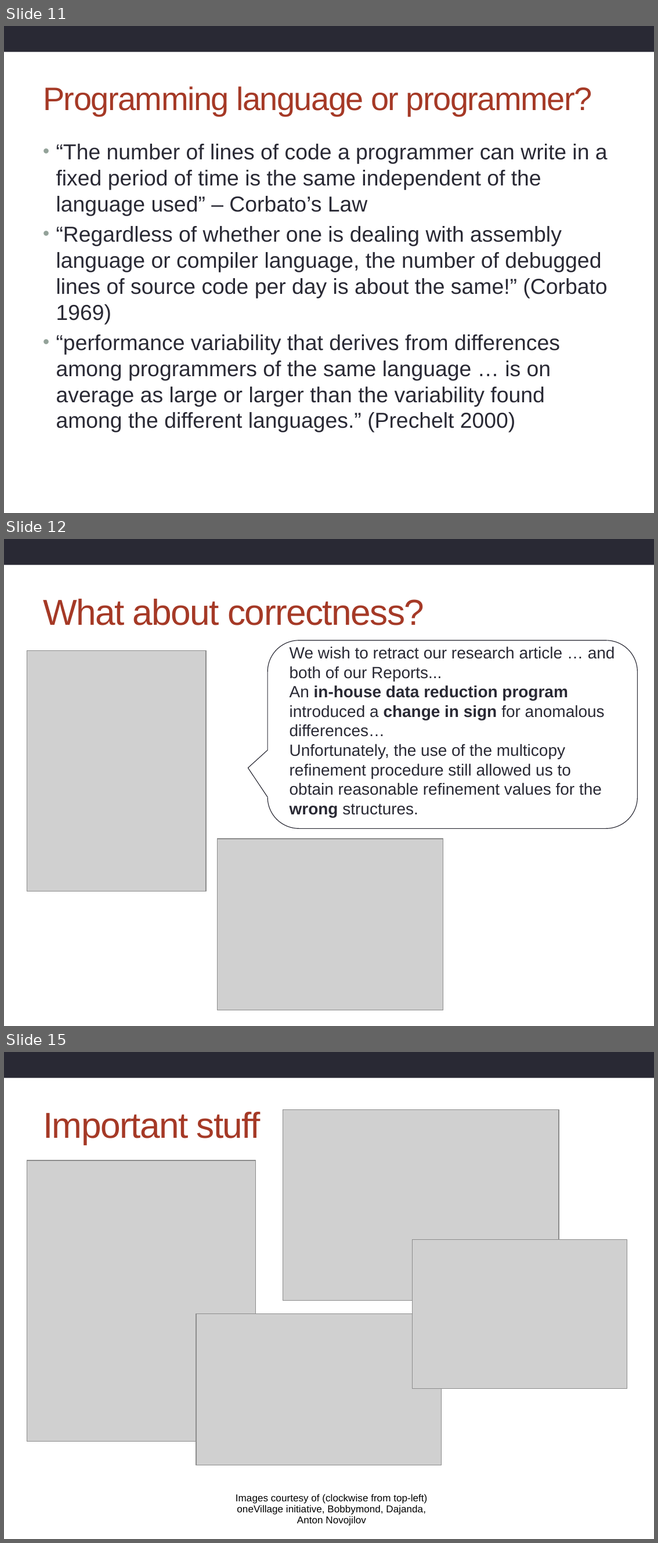
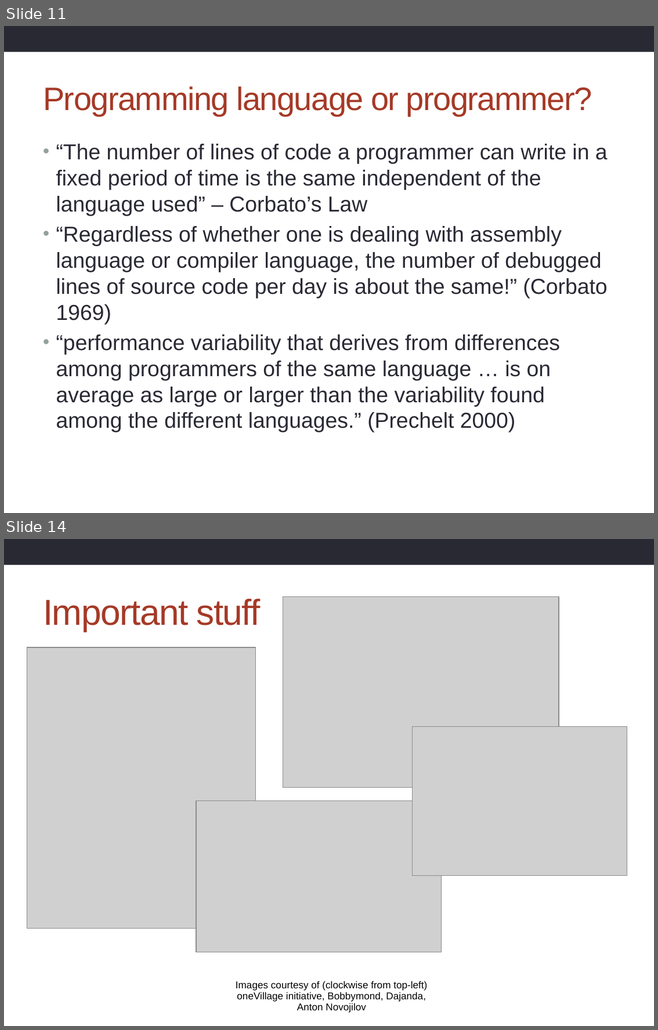
Before and after one commit to supa-uk/2014-12-11-ugsupa, a slide deck: archer/Introduction.pptx. Shown one above the other, each under a label of ours: slides 11, 12 and 15 before the commit, slides 11 and 14 after it; the slides between them are not shown. The pictures are 658x1543 and 658x1030 pixels, drawn with LibreOffice and Linux fonts; fonts in the diff are those of the drawing; grey boxes stand for pictures; background and template pictures are left out. Boxes give left, top, right and bottom in pixels: in the first picture for what was removed or moved away, otherwise in the second. Text is boxed around its words. In the diff, an @@ line names an element or a change of style, - is before the commit and + after.

Commit message:
Added new intro and conclusion slides

```diff
--- a/archer/Introduction.pptx
+++ b/archer/Introduction.pptx
@@ slide 12 removed at <box>4,539,654,1026</box>, background #FFFFFF; not listed: 1 template element that a slide beside it also shows @@
@@ title removed at <box>43,599,424,625</box> @@
-What about correctness?
@@ rounded speech box removed at <box>268,641,637,829</box> @@
@@ picture removed at <box>27,651,205,892</box> @@
@@ text removed at <box>289,646,615,817</box> @@
-We wish to retract our research article … and both of our Reports...
-An in-house data reduction program introduced a change in sign for anomalous differences…
-Unfortunately, the use of the multicopy refinement procedure still allowed us to obtain reasonable refinement values for the wrong structures.
@@ picture removed at <box>217,839,442,1011</box> @@
@@ what was slide 15 is now slide 14 @@
```
Also in this commit, not shown: 4 slides changed, 2 slides added, 2 other slides removed, 1 other file.
